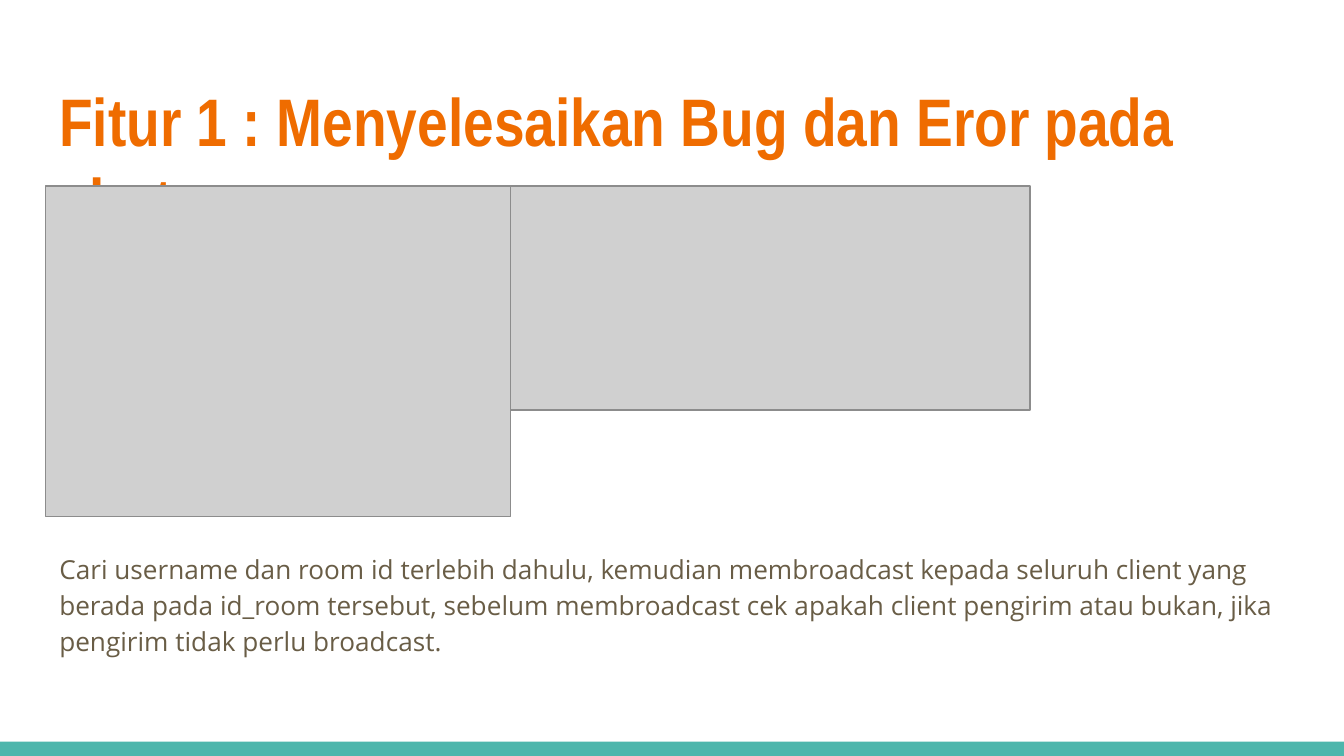
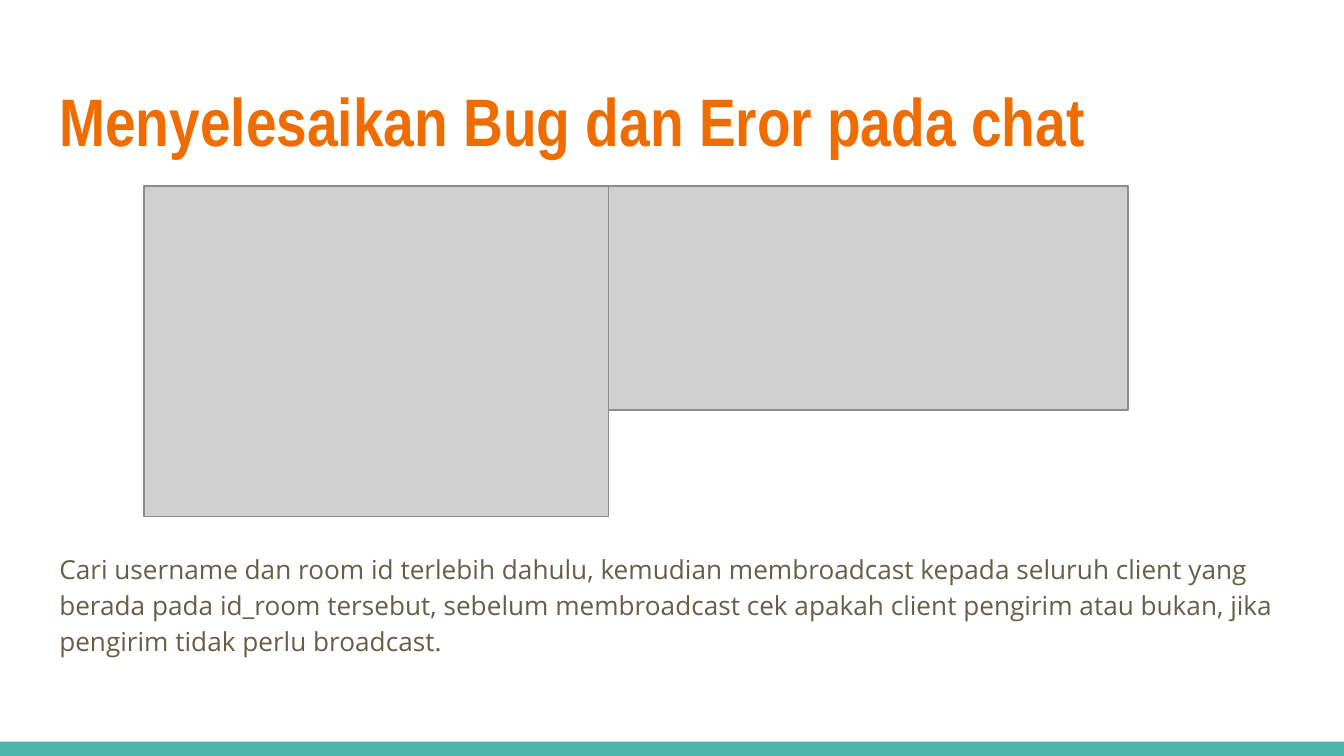
Before and after one commit to camiliamay6/FP_Kelompok2_ProgjarD, a slide deck: slide 4 of Progress 3.pptx. Drawn at 1344x756 pixels with LibreOffice and Linux fonts; fonts in the diff are those of the drawing; grey boxes stand for pictures. Boxes give left, top, right and bottom in pixels: in the first picture for what was removed or moved away, otherwise in the second. Text is boxed around its words. In the diff, an @@ line names an element or a change of style, - is before the commit and + after.

```diff
--- a/Progress 3.pptx
+++ b/Progress 3.pptx
@@ title at bbox=[59, 97, 1084, 158]: text changed @@
-Fitur 1 : Menyelesaikan Bug dan Eror pada chat
+Menyelesaikan Bug dan Eror pada chat
@@ picture: place and size @@
-picture at bbox=[46, 185, 511, 516]
+picture at bbox=[144, 185, 609, 516]
@@ picture: place and size @@
-picture at bbox=[511, 185, 1030, 410]
+picture at bbox=[609, 185, 1128, 410]
```
Also in this commit, not shown: 4 other slides changed, 1 slide added, 1 slide removed.
